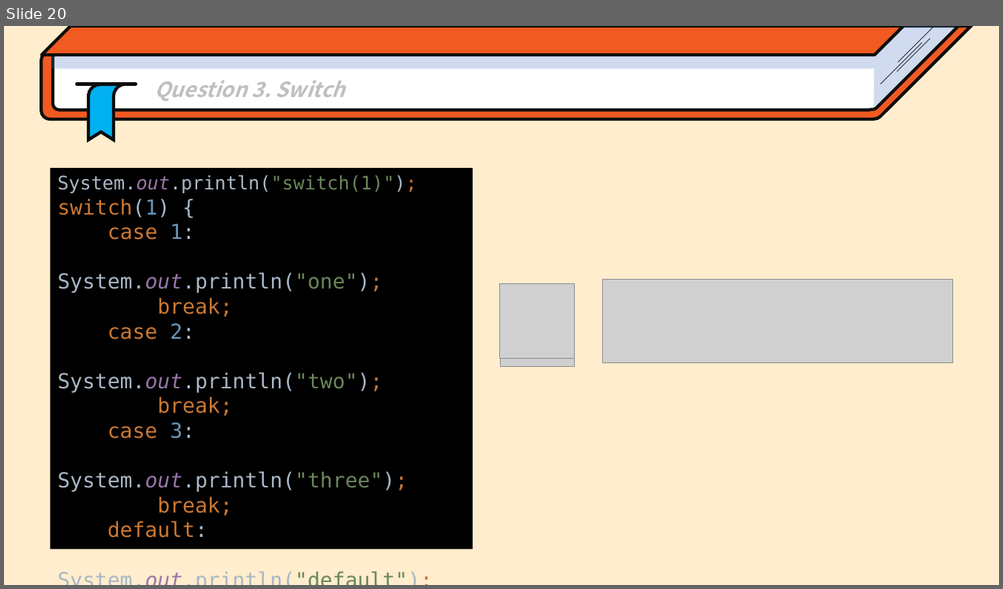
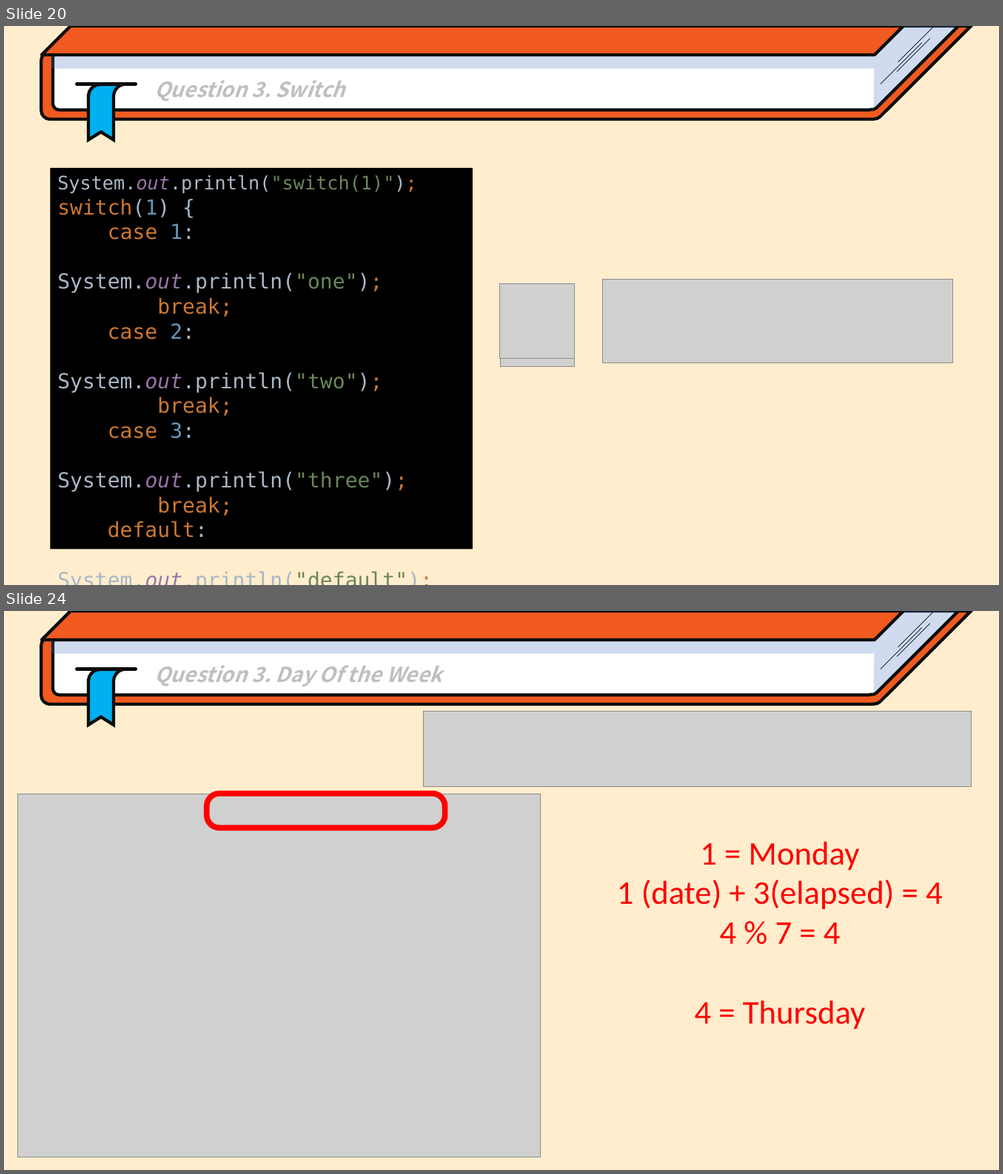
Before and after one commit to Park-Minjoo/ObjectOrientedProgramming_2023_JIU, a slide deck: Practice/Chap3/Chap3_If-statement.pptx. Shown one above the other, each under a label of ours: slide 20 before the commit, slides 20 and 24 after it; the slides between them are not shown. The pictures are 1003x589 and 1003x1174 pixels, drawn with LibreOffice and Linux fonts; fonts in the diff are those of the drawing; grey boxes stand for pictures. Boxes give left, top, right and bottom in pixels: in the first picture for what was removed or moved away, otherwise in the second. Text is boxed around its words. In the diff, an @@ line names an element or a change of style, - is before the commit and + after.

```diff
--- a/Practice/Chap3/Chap3_If-statement.pptx
+++ b/Practice/Chap3/Chap3_If-statement.pptx
@@ slide 24 added at (x1=4, y1=611, x2=999, y2=1170), background #FFEDCD @@
@@ group added at (x1=41, y1=611, x2=971, y2=724): 4 freeform shapes, 4 lines, 1 parallelogram @@
@@ text added at (x1=154, y1=665, x2=441, y2=686), 20 pt, text #BFBFBF, bold, italic @@
+  Question 3. Day Of the Week
@@ picture added at (x1=424, y1=711, x2=971, y2=786) @@
@@ picture added at (x1=17, y1=795, x2=540, y2=1158) @@
@@ rounded rectangle added at (x1=207, y1=794, x2=445, y2=828), outline #FF0000 5.5 pt @@
@@ text added at (x1=617, y1=842, x2=942, y2=1030), 32 pt, text #FF0000 @@
+1 = Monday
+1 (date) + 3(elapsed) = 4
+4 % 7 = 4
+4 = Thursday
```
Also in this commit, not shown: 19 other slides added, 1 other file.
